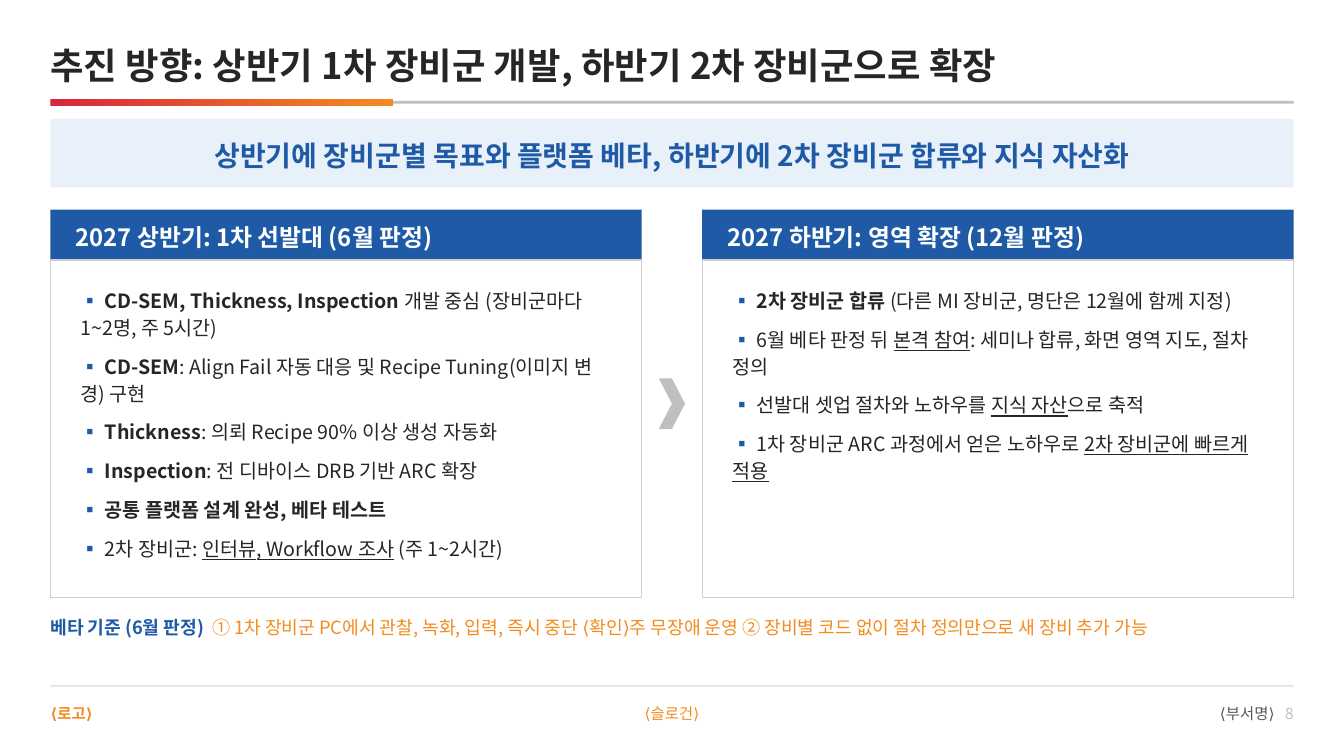
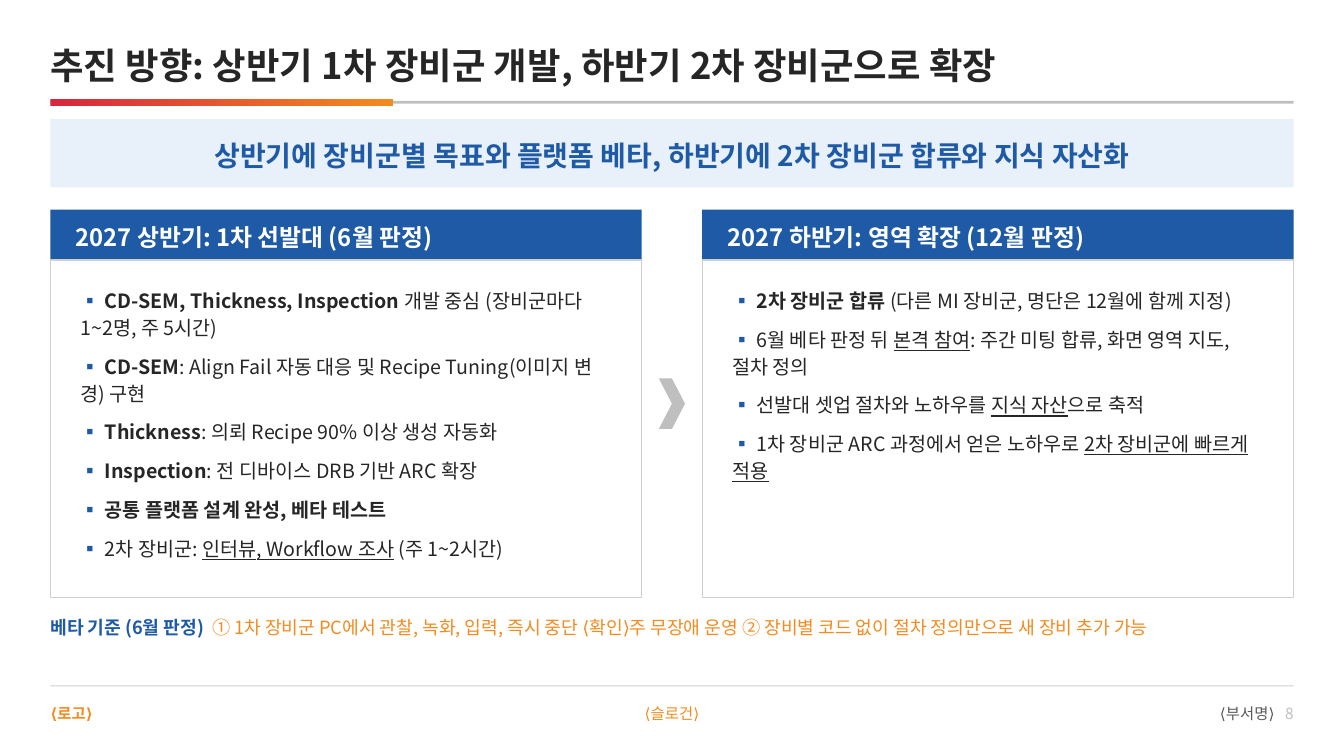
Before and after one commit to DarrenKoi/pm_notes, a slide deck: slide 8 of my-task/arc-tf/deliverables/arc-tf-proposal.pptx. Drawn at 1344x756 pixels with LibreOffice and Linux fonts; fonts in the diff are those of the drawing. Boxes give left, top, right and bottom in pixels: in the first picture for what was removed or moved away, otherwise in the second. Text is boxed around its words. In the diff, an @@ line names an element or a change of style, - is before the commit and + after.

```diff
--- a/my-task/arc-tf/deliverables/arc-tf-proposal.pptx
+++ b/my-task/arc-tf/deliverables/arc-tf-proposal.pptx
@@ text at [732,330,1230,376]: text changed @@
-▪ 6월 베타 판정 뒤 본격 참여: 세미나 합류, 화면 영역 지도, 절차 정의
+▪ 6월 베타 판정 뒤 본격 참여: 주간 미팅 합류, 화면 영역 지도, 절차 정의
```
Also in this commit, not shown: 4 other slides changed, 18 other files.
